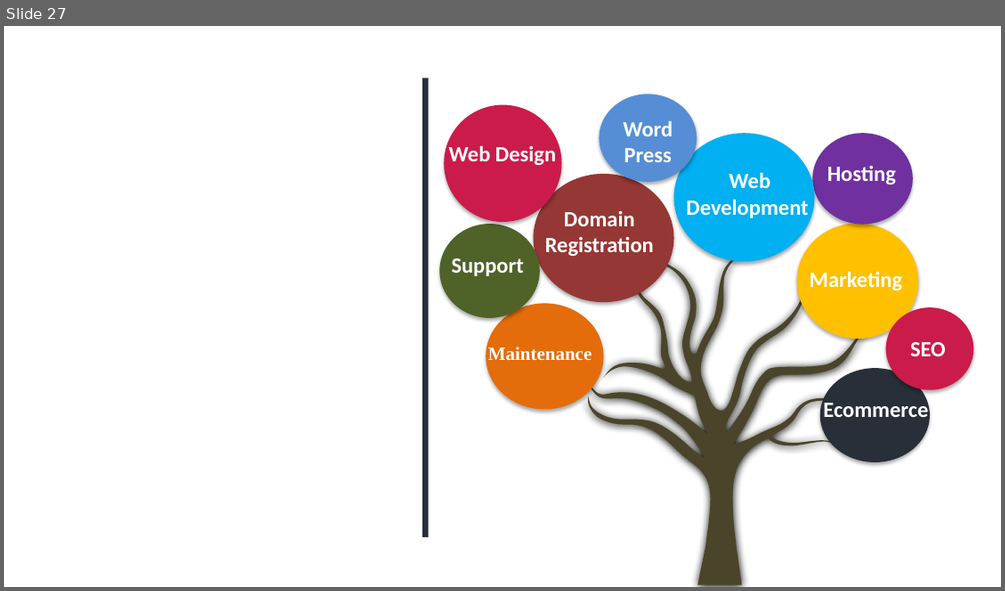
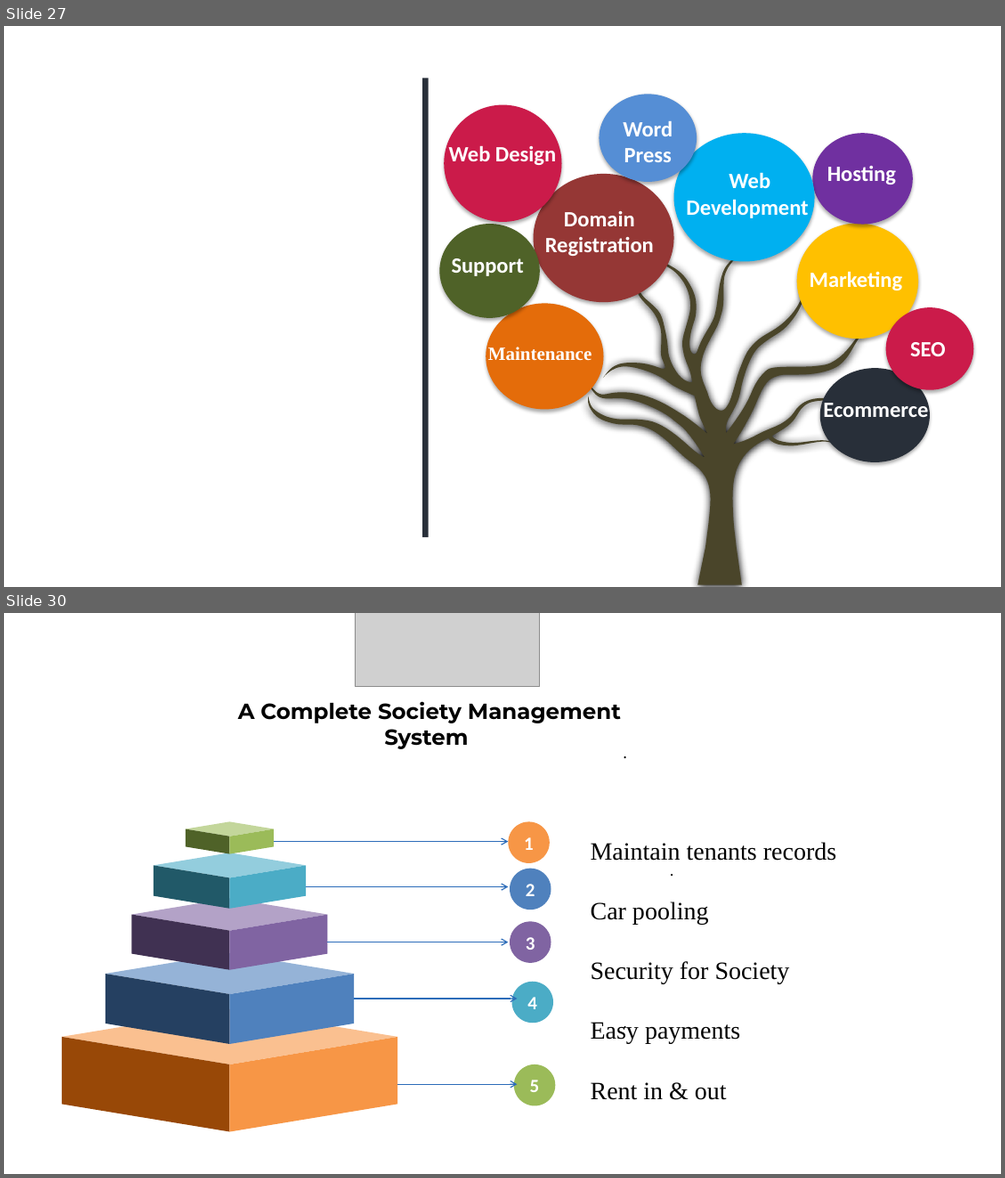
Before and after one commit to Anvisys/Documents, a slide deck: posters.pptx. Shown one above the other, each under a label of ours: slide 27 before the commit, slides 27 and 30 after it; the slides between them are not shown. The pictures are 1005x591 and 1005x1178 pixels, drawn with LibreOffice and Linux fonts; fonts in the diff are those of the drawing; grey boxes stand for pictures. Boxes give left, top, right and bottom in pixels: in the first picture for what was removed or moved away, otherwise in the second. Text is boxed around its words. In the diff, an @@ line names an element or a change of style, - is before the commit and + after.

```diff
--- a/posters.pptx
+++ b/posters.pptx
@@ slide 30 added at (4,613,1001,1174), background #FFFFFF @@
@@ picture added at (355,613,540,686) @@
@@ text added at (238,701,621,749), 21 pt, text #000000, bold @@
+A Complete Society Management System
@@ text added at (615,739,894,765), 15 pt, text #000000 @@
+.
@@ ellipse added at (508,821,550,863), fill #F79646, 18 pt, text #FFFFFF, bold @@
+1
@@ group added at (62,821,397,1132): 10 parallelograms, 5 diamonds @@
@@ arrow added from (274, 842) to (508, 842), #2C6CB9 1 pt @@
@@ text added at (591,842,836,1100), 24 pt, text #000000 @@
+Maintain tenants records
+Car pooling
+Security for Society
+Easy payments
+Rent in & out
@@ ellipse added at (510,868,550,909), fill #4F81BD, 18 pt, text #FFFFFF, bold @@
+2
@@ text added at (662,857,940,883), 15 pt, text #000000 @@
+.
@@ arrow added from (306, 887) to (508, 887), #2C6CB9 1 pt @@
@@ ellipse added at (510,921,550,962), fill #8064A2, 18 pt, text #FFFFFF, bold @@
+3
@@ arrow added from (328, 942) to (508, 942), #2C6CB9 1 pt @@
@@ ellipse added at (512,981,553,1022), fill #4BACC6, 18 pt, text #FFFFFF, bold @@
+4
@@ arrow added from (354, 999) to (517, 999), #2C6CB9 1 pt @@
@@ text added at (615,1009,894,1036), 15 pt, text #000000 @@
+.
@@ ellipse added at (514,1064,555,1106), fill #9BBB59, 18 pt, text #FFFFFF, bold @@
+5
@@ arrow added from (397, 1084) to (517, 1084), #2C6CB9 1 pt @@
```
Also in this commit, not shown: 2 other slides added, 1 other file.
